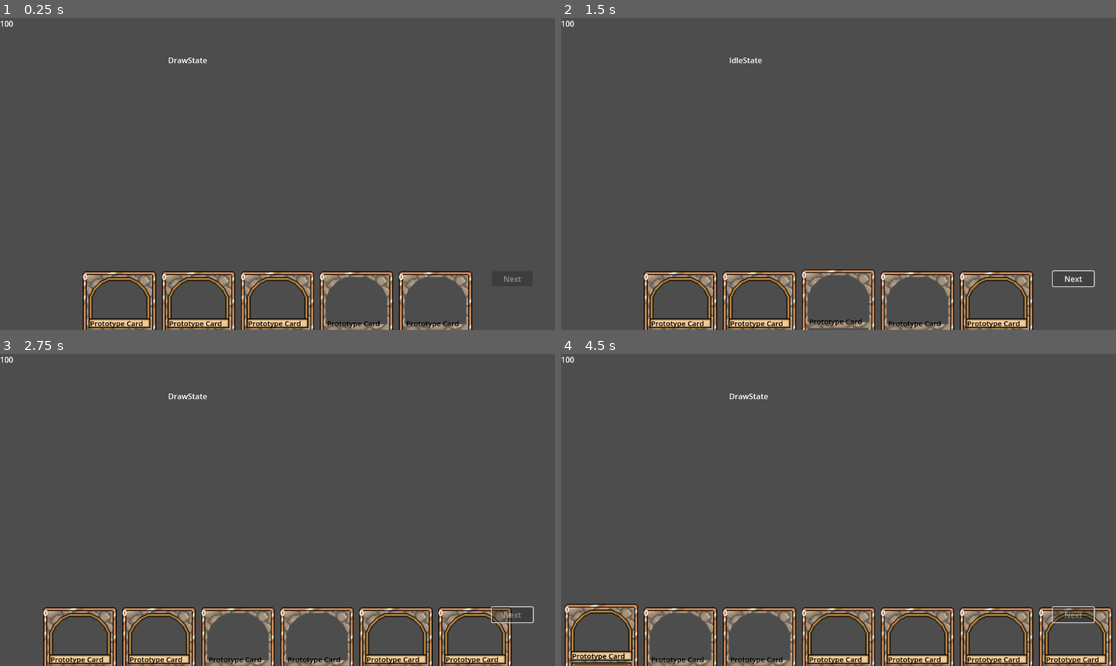
Above: before the commit, frames 1-4 (two rows, left to right).
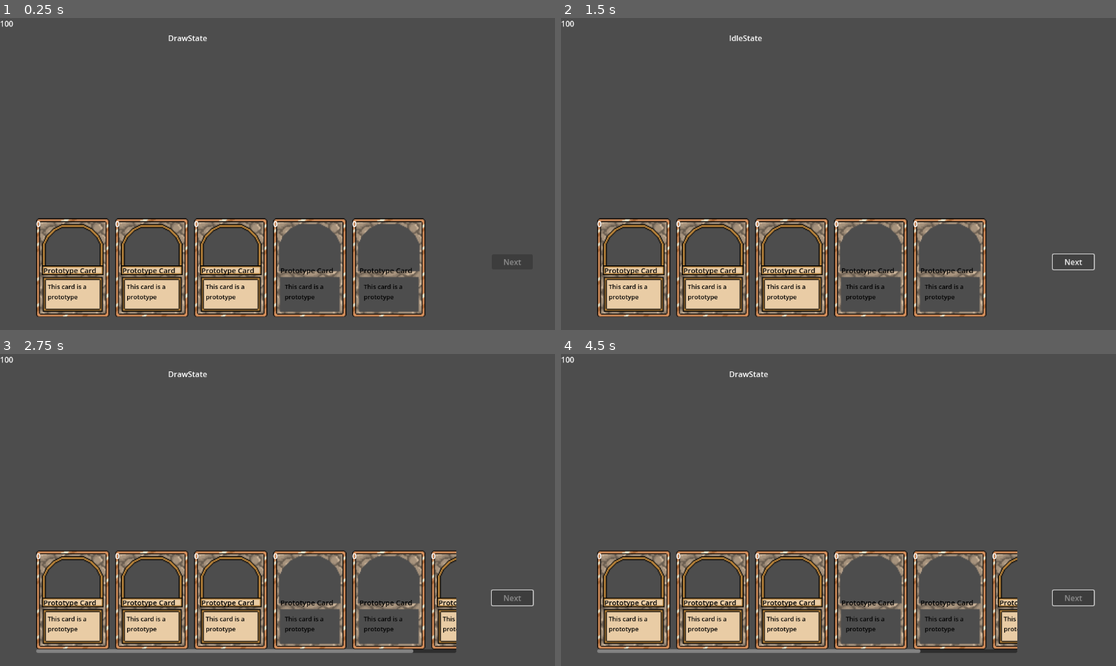
Above: after the commit, the same moments.

Repository: Milosavljevichh/deck_builder
Game: Godot game, scene res://scenes/player/player.tscn
Same seed, same stepped clock (60 frames per second), same inputs: the game is played once before the commit and once after it. The project has no main scene, so this scene is started directly.
Inputs (mouse positions are in pixels of both pictures, inside the frame that each line leads up to):
- Up to frame 1 (0.25 s): no input
- Up to frame 2 (1.5 s): tap Enter at 0.5 s; drag from (683, 320) to (838, 320) at 0.52 s; click "Next" at 1.25 s
- Up to frame 3 (2.75 s): click "Next" at 2 s
- Up to frame 4 (4.5 s): tap Space at 2.75 s; drag from (638, 656) to (799, 656) at 2.77 s; click "Next" at 3.5 s; tap Enter at 4.25 s; move the mouse to (638, 656) at 4.27 s; click (638, 656) at 4.35 s

The runs differ from the first frame. In frame 1, 15% of the frame differs, in the area x 6-94%, y 5-100%; in frame 2, 16%; in frame 3, 19%; in frame 4, 20%, in the area x 0-100%, y 5-100%.

Commit message:
improved prototype ui

Diff:
--- a/scenes/player/player.tscn
+++ b/scenes/player/player.tscn
@@ -29,48 +29,6 @@
 
 [node name="discard_pile" type="Node2D" parent="."]
 
-[node name="hand" type="Control" parent="."]
-custom_minimum_size = Vector2(0, 206)
-layout_mode = 3
-anchors_preset = 12
-anchor_top = 1.0
-anchor_right = 1.0
-anchor_bottom = 1.0
-offset_top = -122.0
-offset_bottom = 84.0
-grow_horizontal = 2
-grow_vertical = 0
-mouse_filter = 2
-
-[node name="HBoxContainer" type="HBoxContainer" parent="hand"]
-layout_mode = 1
-anchors_preset = 15
-anchor_right = 1.0
-anchor_bottom = 1.0
-grow_horizontal = 2
-grow_vertical = 2
-mouse_filter = 2
-theme_override_constants/separation = 12
-alignment = 1
-
-[node name="Proceed" parent="hand" instance=ExtResource("3_chtco")]
-layout_mode = 1
-anchors_preset = -1
-anchor_left = 0.96
-anchor_right = 0.96
-offset_left = -85.0
-offset_right = 0.0
-offset_bottom = 31.0
-grow_horizontal = 0
-shortcut = SubResource("Shortcut_spqy1")
-
-[node name="debug_label" type="Label" parent="hand"]
-layout_mode = 0
-offset_left = 349.0
-offset_top = -450.0
-offset_right = 389.0
-offset_bottom = -427.0
-
 [node name="PlayerFSM" type="Node" parent="." node_paths=PackedStringArray("initial_state")]
 script = ExtResource("4_bx2jb")
 initial_state = NodePath("DrawState")
@@ -78,18 +36,88 @@
 [node name="DrawState" parent="PlayerFSM" node_paths=PackedStringArray("player", "next_state", "proceed_btn") instance=ExtResource("5_pffyq")]
 player = NodePath("../..")
 next_state = NodePath("../PlayerInputState")
-proceed_btn = NodePath("../../hand/Proceed")
+proceed_btn = NodePath("../../CanvasLayer/hand/Proceed")
 
 [node name="Timer" type="Timer" parent="PlayerFSM/DrawState"]
 one_shot = true
 
 [node name="PlayerInputState" parent="PlayerFSM" node_paths=PackedStringArray("next_state", "proceed_btn") instance=ExtResource("6_03gxs")]
 next_state = NodePath("../IdleState")
-proceed_btn = NodePath("../../hand/Proceed")
+proceed_btn = NodePath("../../CanvasLayer/hand/Proceed")
 
 [node name="IdleState" type="Node" parent="PlayerFSM" node_paths=PackedStringArray("next_state", "proceed_btn")]
 script = ExtResource("7_bafc6")
 next_state = NodePath("../DrawState")
-proceed_btn = NodePath("../../hand/Proceed")
+proceed_btn = NodePath("../../CanvasLayer/hand/Proceed")
+
+[node name="CanvasLayer" type="CanvasLayer" parent="."]
+
+[node name="hand" type="Control" parent="CanvasLayer"]
+custom_minimum_size = Vector2(0, 275)
+layout_mode = 3
+anchors_preset = 12
+anchor_top = 1.0
+anchor_right = 1.0
+anchor_bottom = 1.0
+offset_top = -208.0
+offset_bottom = -2.0
+grow_horizontal = 2
+grow_vertical = 0
+mouse_filter = 2
+
+[node name="Proceed" parent="CanvasLayer/hand" instance=ExtResource("3_chtco")]
+layout_mode = 1
+anchors_preset = -1
+anchor_left = 0.96
+anchor_right = 0.96
+offset_left = -85.0
+offset_top = 120.0
+offset_right = 0.0
+offset_bottom = 151.0
+grow_horizontal = 0
+shortcut = SubResource("Shortcut_spqy1")
+
+[node name="debug_label" type="Label" parent="CanvasLayer/hand"]
+layout_mode = 0
+offset_left = 349.0
+offset_top = -341.0
+offset_right = 389.0
+offset_bottom = -318.0
+
+[node name="wrapper" type="Control" parent="CanvasLayer/hand"]
+layout_mode = 1
+anchor_top = -0.175
+anchor_right = 1.0
+anchor_bottom = 1.0
+offset_top = 0.125004
+grow_horizontal = 2
+grow_vertical = 2
+mouse_filter = 2
+
+[node name="MarginContainer" type="MarginContainer" parent="CanvasLayer/hand/wrapper"]
+layout_mode = 1
+anchors_preset = 15
+anchor_right = 1.0
+anchor_bottom = 1.0
+grow_horizontal = 2
+grow_vertical = 2
+size_flags_horizontal = 3
+size_flags_vertical = 3
+mouse_filter = 2
+theme_override_constants/margin_left = 75
+theme_override_constants/margin_right = 205
+theme_override_constants/margin_bottom = 25
+
+[node name="ScrollContainer" type="ScrollContainer" parent="CanvasLayer/hand/wrapper/MarginContainer"]
+layout_mode = 2
+vertical_scroll_mode = 0
+
+[node name="HBoxContainer" type="HBoxContainer" parent="CanvasLayer/hand/wrapper/MarginContainer/ScrollContainer"]
+layout_mode = 2
+size_flags_horizontal = 0
+size_flags_vertical = 10
+mouse_filter = 2
+theme_override_constants/separation = 12
+alignment = 2
 
 [connection signal="timeout" from="PlayerFSM/DrawState/Timer" to="PlayerFSM/DrawState" method="_on_timer_timeout"]
--- a/scripts/player/player.gd
+++ b/scripts/player/player.gd
@@ -4,8 +4,8 @@
 @onready var deck = $deck
 @onready var health_label = $health/health_label
 @onready var all_cards = card_database.all_cards
-@onready var handBox = $hand/HBoxContainer
-@onready var hand = $hand
+@onready var handBox = $CanvasLayer/hand/wrapper/MarginContainer/ScrollContainer/HBoxContainer
+@onready var hand = $CanvasLayer/hand
 
 @export var starting_health := 100
 
@@ -41,7 +41,7 @@
 
 func _process(delta):
 	health_label.text = str(health)
-	$hand/debug_label.text = str($PlayerFSM.current_state.name)
+	$CanvasLayer/hand/debug_label.text = str($PlayerFSM.current_state.name)
 
 func add_card_to_hand(card: Card):
 	if card.get_parent():
